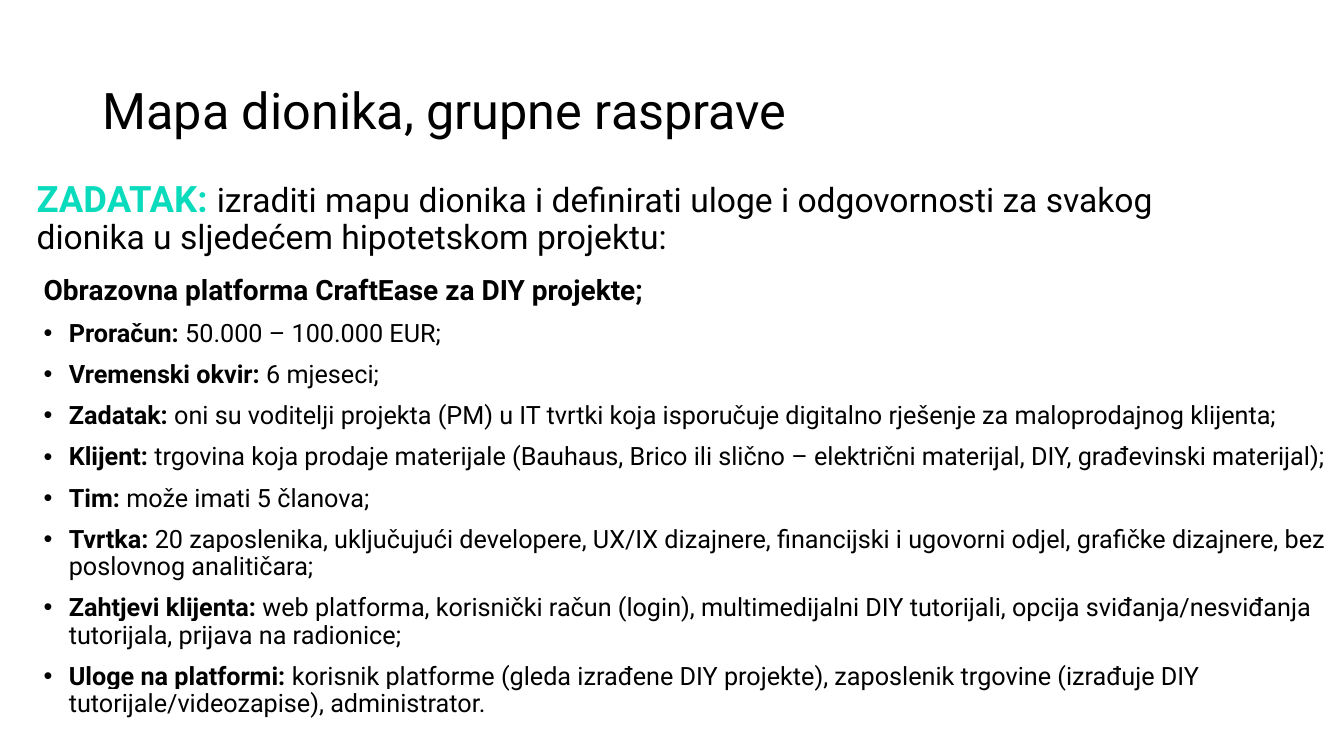
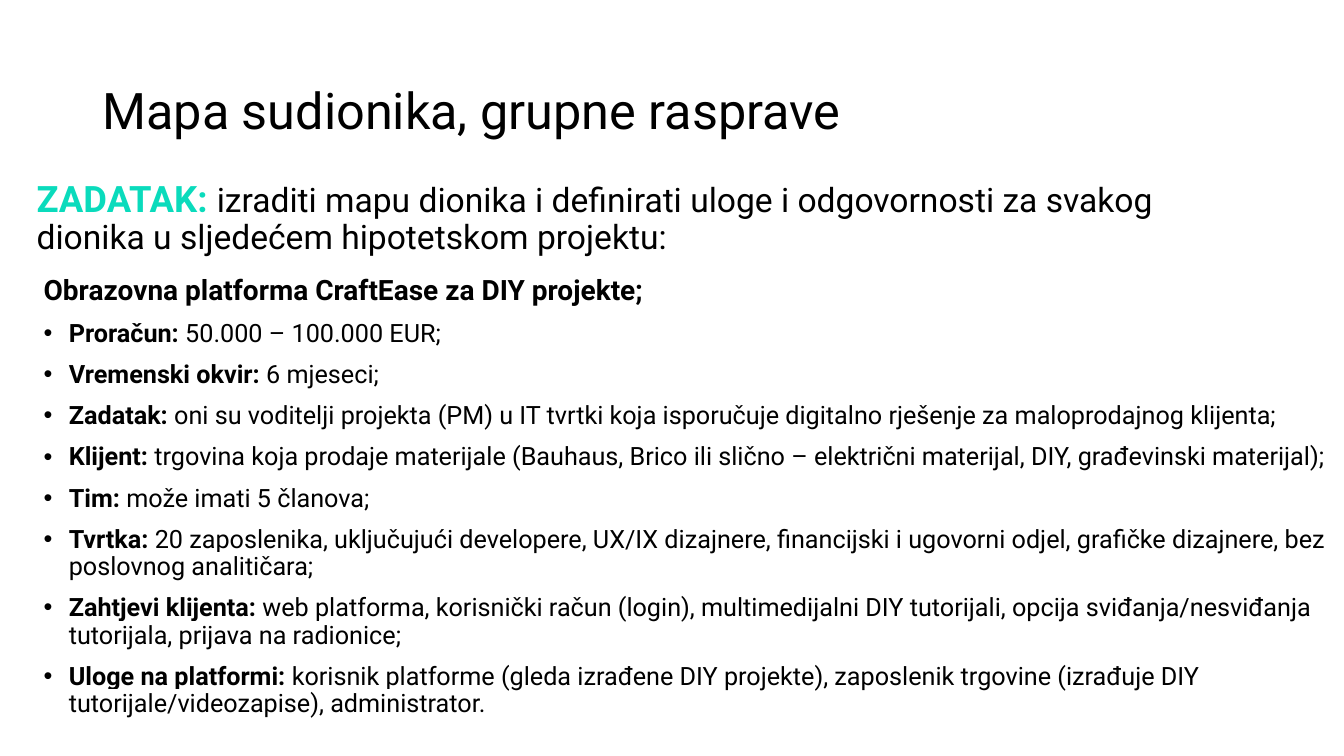
Before and after one commit to dinoDuvnjak/shift4it, a slide deck: slide 27 of 2-project-managment/M2_STARTING THE PROJECT_6 hours_HR.pptx. Drawn at 1344x756 pixels with LibreOffice and Linux fonts; fonts in the diff are those of the drawing; background and template pictures are left out. Boxes give left, top, right and bottom in pixels: in the first picture for what was removed or moved away, otherwise in the second. Text is boxed around its words. In the diff, an @@ line names an element or a change of style, - is before the commit and + after.

```diff
--- a/2-project-managment/M2_STARTING THE PROJECT_6 hours_HR.pptx
+++ b/2-project-managment/M2_STARTING THE PROJECT_6 hours_HR.pptx
@@ title at (102, 91, 841, 140): text changed @@
-Mapa dionika, grupne rasprave
+Mapa sudionika, grupne rasprave
```
Also in this commit, not shown: 3 other slides changed, 2 other files.
